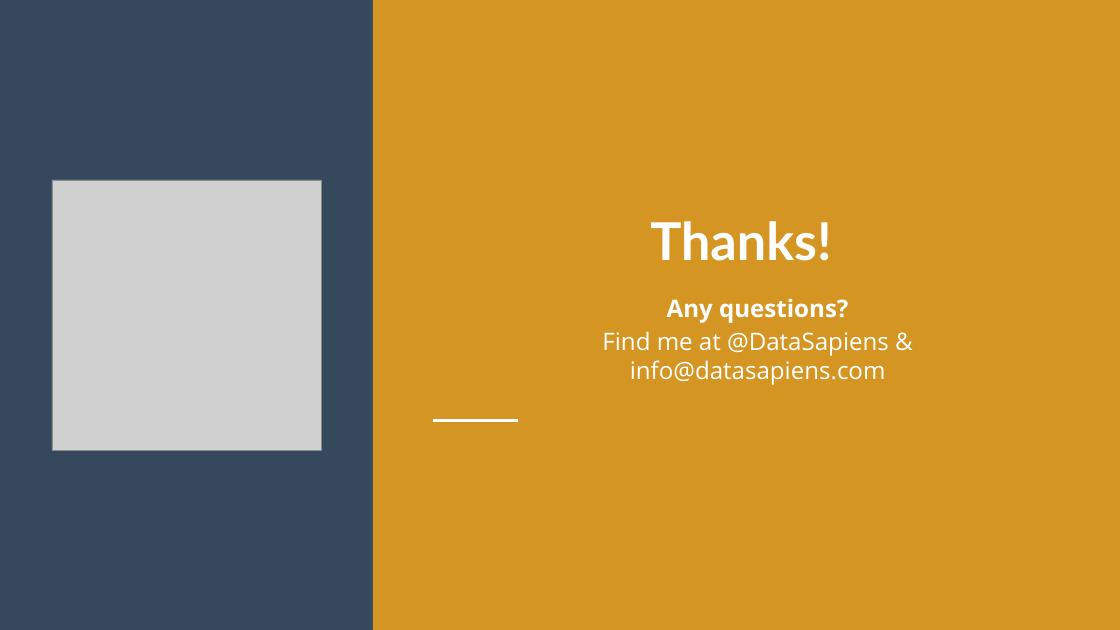
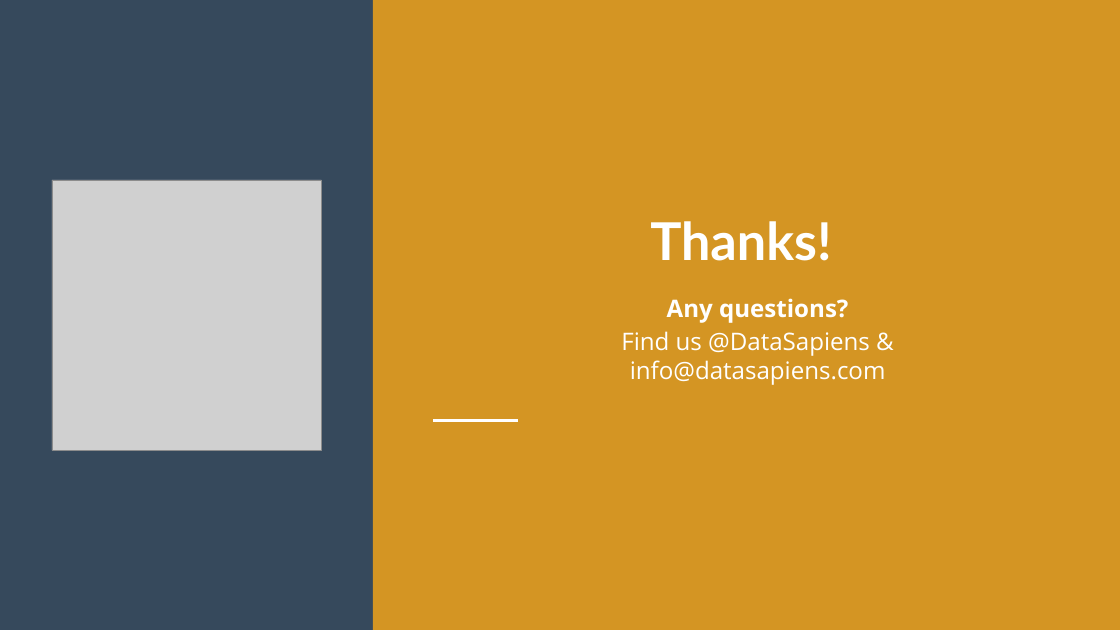
Before and after one commit to ogrnz/analytics-consulting, a slide deck: slide 31 of A/Presentation Case A.pptx (slide 29 before the commit). Drawn at 1120x630 pixels with LibreOffice and Linux fonts; fonts in the diff are those of the drawing; grey boxes stand for pictures; background and template pictures are left out; a plain dark background stands for a picture behind light text. Boxes give left, top, right and bottom in pixels: in the first picture for what was removed or moved away, otherwise in the second. Text is boxed around its words. In the diff, an @@ line names an element or a change of style, - is before the commit and + after.

```diff
--- a/A/Presentation Case A.pptx
+++ b/A/Presentation Case A.pptx
@@ text at (621, 331, 886, 385): text changed @@
-Find me at @DataSapiens & info@datasapiens.com
+Find us @DataSapiens & info@datasapiens.com
```
Also in this commit, not shown: 10 other slides changed, 4 slides added, 2 slides removed.
